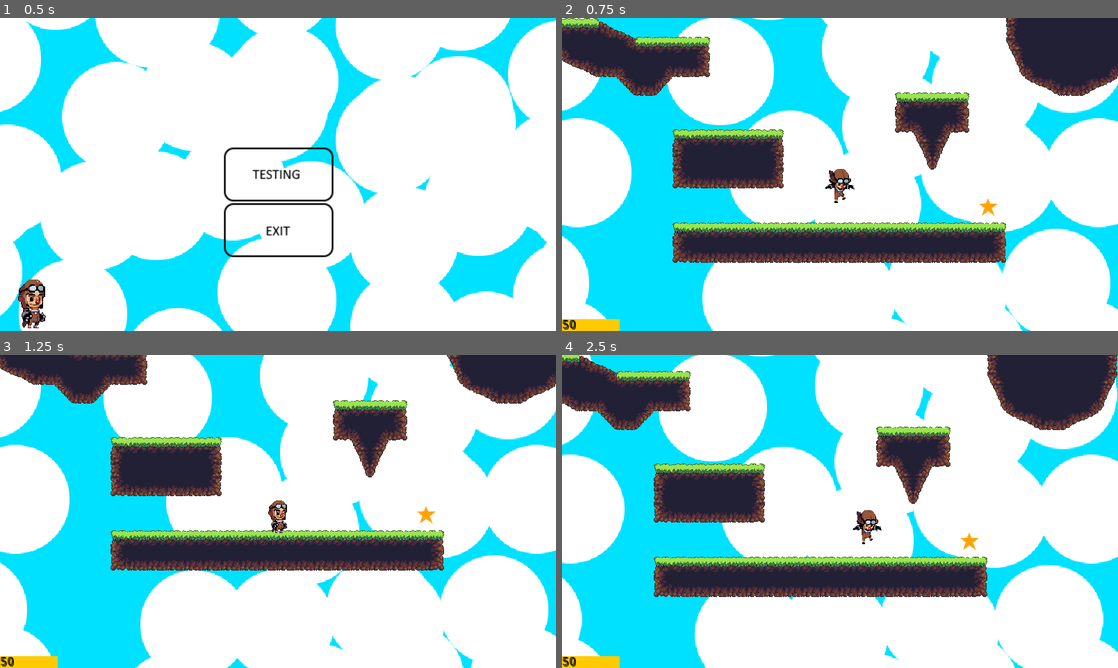
Above: before the commit, frames 1-4 (two rows, left to right).
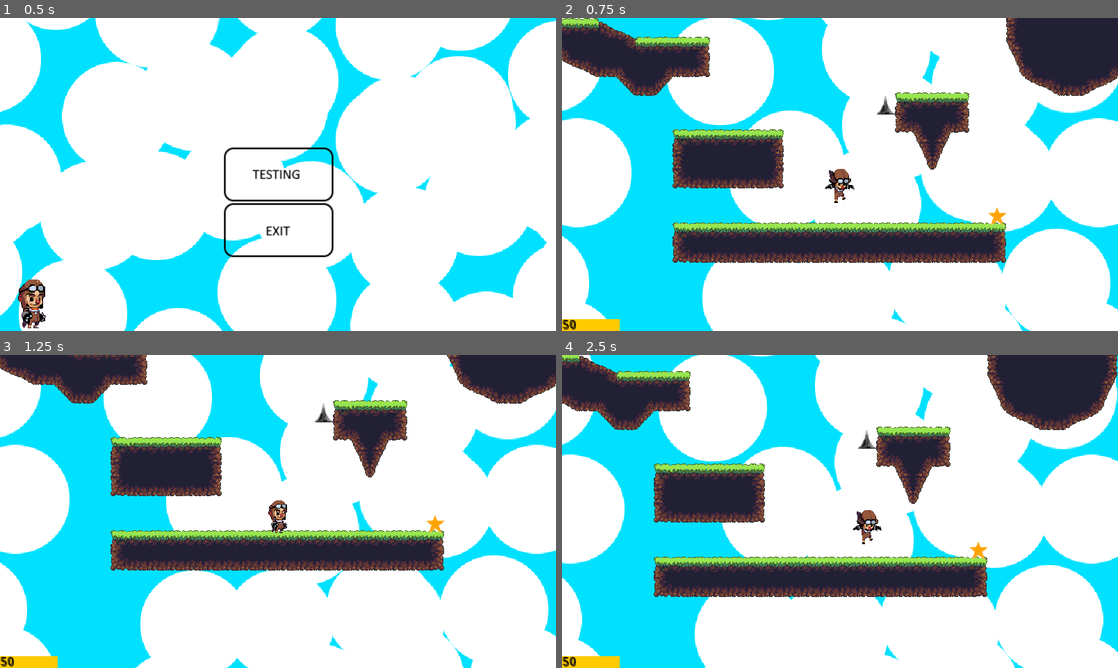
Above: after the commit, the same moments.

Repository: OliverMead/PlatformerGame_Personal
Game: Godot game, scene res://MainMenu.tscn
Same seed, same stepped clock (60 frames per second), same inputs: the game is played once before the commit and once after it.
Inputs (mouse positions are in pixels of both pictures, inside the frame that each line leads up to):
- Up to frame 1 (0.5 s): no input
- Up to frame 2 (0.75 s): click (840, 174) at 0.5 s
- Up to frame 3 (1.25 s): no input
- Up to frame 4 (2.5 s): tap Enter (ui_accept) at 1.25, 1.35, 1.52, 1.82, 2.27, 2.3 s; hold Right (ui_right) from 1.28 s (still down); tap Q at 2.1 s

Frame 1 is identical in both runs. In frame 2, 0.3% of the frame differs, in the area x 56-80%, y 24-67%; in frame 3, 0.3%; in frame 4, 0.3%.

Commit message:
added spike object and checks for relevant variables on collision

Diff:
--- /dev/null
+++ b/Spike.gd
@@ -0,0 +1,16 @@
+extends Sprite
+
+onready var world = get_parent()
+
+func _ready():
+	$Area2D.connect("body_entered", self, "hit")
+	pass
+
+func hit(object):
+	if object.get("lives") != null:
+		print("HIT SPIKE")
+		object.lives -= 1
+		print(object.lives)
+	else:
+		pass
+	pass
--- /dev/null
+++ b/Spike.tscn
@@ -0,0 +1,20 @@
+[gd_scene load_steps=4 format=2]
+
+[ext_resource path="res://Sprites/Spike/spike.png" type="Texture" id=1]
+[ext_resource path="res://Spike.gd" type="Script" id=2]
+
+[sub_resource type="ConvexPolygonShape2D" id=1]
+
+points = PoolVector2Array( 0, -16, 16, 15, -16, 15 )
+
+[node name="Spike" type="Sprite"]
+position = Vector2( 384, 64 )
+texture = ExtResource( 1 )
+centered = false
+script = ExtResource( 2 )
+
+[node name="Area2D" type="Area2D" parent="."]
+
+[node name="CollisionShape2D" type="CollisionShape2D" parent="Area2D"]
+position = Vector2( 15.7828, 17.5001 )
+shape = SubResource( 1 )
--- /dev/null
+++ b/Star.gd
@@ -0,0 +1,16 @@
+extends Sprite
+
+onready var world = get_parent()
+
+func _ready():
+	$Area2D.connect("body_entered", self, "hit")
+	pass
+
+func hit(object):
+	if object.get("starCount") != null:
+		print("HIT STAR")
+		object.starCount += 1
+		print(object.starCount)
+	else:
+		pass
+	pass
--- a/Star.tscn
+++ b/Star.tscn
@@ -1,21 +1,23 @@
 [gd_scene load_steps=4 format=2]
 
 [ext_resource path="res://Sprites/Star/star.png" type="Texture" id=1]
-[ext_resource path="res://Sprite.gd" type="Script" id=2]
+[ext_resource path="res://Star.gd" type="Script" id=2]
 
-[sub_resource type="CircleShape2D" id=4]
+[sub_resource type="CircleShape2D" id=1]
 
 radius = 18.0
 
 [node name="Star" type="Sprite"]
 position = Vector2( 576, 256 )
-scale = Vector2( 1, 1 )
 texture = ExtResource( 1 )
+centered = false
 script = ExtResource( 2 )
 
 [node name="Area2D" type="Area2D" parent="."]
+position = Vector2( 15.5389, 16.7614 )
+__meta__ = {
+"_edit_group_": true
+}
 
 [node name="CollisionShape2D" type="CollisionShape2D" parent="Area2D"]
-position = Vector2( 0, 1 )
-scale = Vector2( 1, 1 )
-shape = SubResource( 4 )
+shape = SubResource( 1 )
--- a/World.gd
+++ b/World.gd
@@ -1,5 +1,6 @@
 extends Node2D
 
+const starNum = 1
 
 func _ready():
 	set_process(true)
--- a/World.tscn
+++ b/World.tscn
@@ -15,8 +15,8 @@
 [ext_resource path="res://Sprites/Player/Jump4.png" type="Texture" id=13]
 [ext_resource path="res://Sprites/Player/Jump3.png" type="Texture" id=14]
 [ext_resource path="res://JungleDirtTileSet.tres" type="TileSet" id=15]
-[ext_resource path="res://Sprites/Star/star.png" type="Texture" id=16]
-[ext_resource path="res://Sprite.gd" type="Script" id=17]
+[ext_resource path="res://Star.tscn" type="PackedScene" id=16]
+[ext_resource path="res://Spike.tscn" type="PackedScene" id=17]
 
 [sub_resource type="SpriteFrames" id=1]
 
@@ -55,10 +55,6 @@
 [sub_resource type="CapsuleShape2D" id=2]
 
 radius = 17.8346
-
-[sub_resource type="CircleShape2D" id=4]
-
-radius = 18.0
 
 [node name="World" type="Node2D"]
 script = ExtResource( 1 )
@@ -140,15 +136,6 @@
 meta_underlined = false
 text = "50"
 
-[node name="Star" type="Sprite" parent="."]
-position = Vector2( 576, 256 )
-scale = Vector2( 1, 1 )
-texture = ExtResource( 16 )
-script = ExtResource( 17 )
+[node name="Star" parent="." instance=ExtResource( 16 )]
 
-[node name="Area2D" type="Area2D" parent="Star"]
-
-[node name="CollisionShape2D" type="CollisionShape2D" parent="Star/Area2D"]
-position = Vector2( 0, 1 )
-scale = Vector2( 1, 1 )
-shape = SubResource( 4 )
+[node name="Spike" parent="." instance=ExtResource( 17 )]
Binary file added: Sprites/Spike/spike.png
Not shown, added: Sprites/Spike/spike.png.import
Not shown: 1 places in World.tscn that only renumber resources
